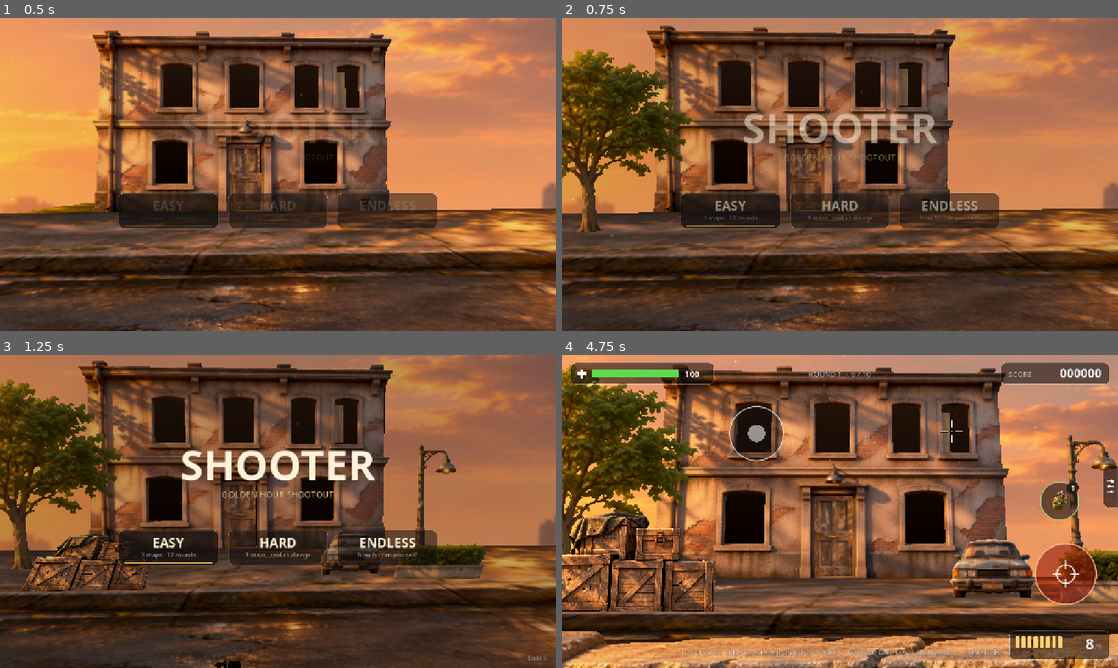
Above: before the commit, frames 1-4 (two rows, left to right).
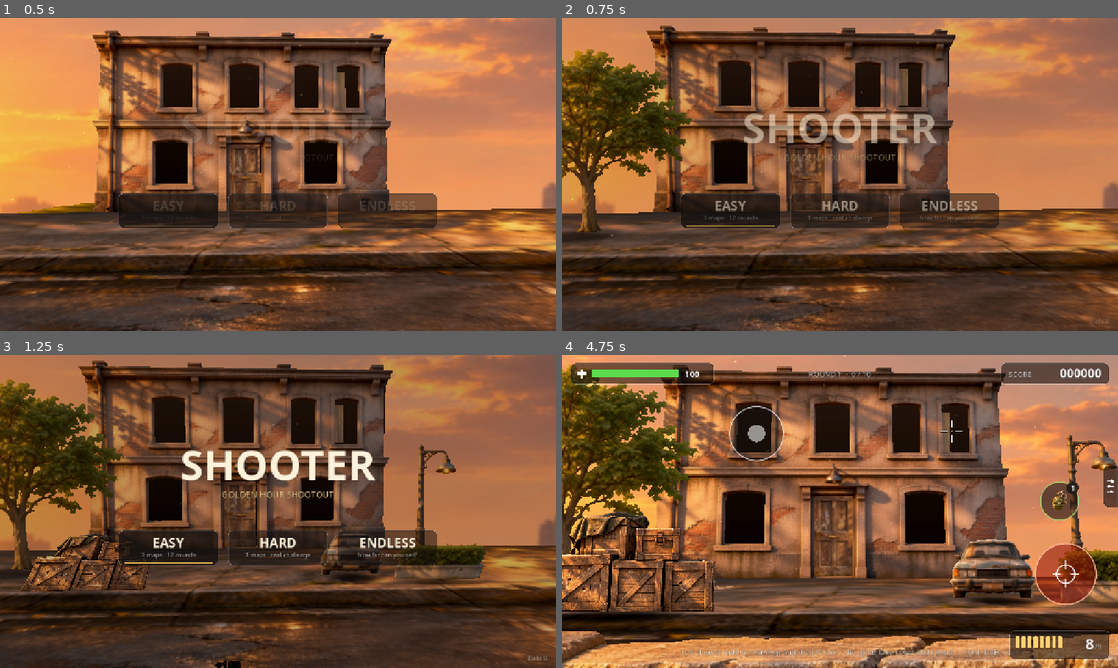
Above: after the commit, the same moments.

Repository: thebiz/shooter-godot
Game: Godot game, scene res://main.tscn
Same seed, same stepped clock (60 frames per second), same inputs: the game is played once before the commit and once after it.
Inputs (mouse positions are in pixels of both pictures, inside the frame that each line leads up to):
- Up to frame 1 (0.5 s): no input
- Up to frame 2 (0.75 s): move the mouse to (962, 158) at 0.52 s; click (962, 158) at 0.67 s
- Up to frame 3 (1.25 s): no input
- Up to frame 4 (4.75 s): drag from (728, 527) to (812, 574) at 1.27 s; move the mouse to (895, 442) at 2.02 s; click (895, 442) at 2.17 s; drag from (812, 574) to (673, 464) at 2.77 s; move the mouse to (1006, 558) at 3.52 s; click (1006, 558) at 3.67 s; drag from (673, 464) to (756, 433) at 4.27 s

Frame 1 is identical in both runs. In frame 2, 0.2% of the frame differs, in the area x 0-9%, y 68-72%; in frame 3, 0.7%; in frame 4, 1.0%, in the area x 0-100%, y 77-86%.

Commit message:
Weiche Bodenschatten unter Fahrzeugen, Kulissen und Gegnern am Boden; Wrack bleibt auf dem Boden und behält seine Breite
Co-Authored-By: Claude Opus 5.5 <noreply@anthropic.com>
Claude-Session: https://claude.ai/code/session_01G11QHcXWyic7Avf6KskEge

Diff:
--- a/main.gd
+++ b/main.gd
@@ -155,6 +155,8 @@
 var shred_mats = {}
 var shred_shader: Shader
 var mflash = 0.0            # Mündungsfeuer im HUD
+var shadows = []            # weiche Bodenschatten {mi, node, k, off}
+var shadow_mat: ShaderMaterial
 var kick_side = 0.0
 const HARBOR_FROM = 5
 const M_TEX = ["m_motel.png", "m_cop.png", "m_cop2.png", "m_pickup.png", "m_trash.png", "m_sign.png", "m_cover.png", "m_sky.jpg", "m_ground.jpg", "m_deb_tire.png", "m_deb_mirror.png", "m_deb_light.png"]
@@ -551,6 +553,11 @@
 			sl.partner = "crates"
 	slots.append({"pos": Vector3(4.25, 0.28, -8.75), "mode": "flip", "busy": false, "name": "car", "box_lift": 1.02, "eh": ENEMY_H_FRONT})
 	var street_deco = _make_street_life(fac, fac_h, tree)
+	_shadow(car, 1.15, 1.5, 0.6)
+	_shadow(crates, 1.05, 1.4, 0.55)
+	_shadow(tree, 0.45, 2.2, 0.35)
+	_shadow(hedge, 1.05, 1.0, 0.45)
+	_shadow(lamp, 0.35, 0.5, 0.4)
 	scenes["street"] = {"deco": street_deco, "cards": cards, "slots": slots, "wall": wall, "car": car_card, "sky": street_sky,
 		"bg": Color(0.86, 0.6, 0.38), "amb": "ambience"}
 	_make_harbor()
@@ -674,6 +681,12 @@
 		if sl.name == "door_br":
 			sl.partner = "car"
 	var harbor_deco = _make_harbor_life(sky.pv)
+	_shadow(truck, 1.05, 2.0, 0.6)
+	_shadow(fork, 1.1, 1.4, 0.6)
+	_shadow(pal, 1.05, 1.4, 0.55)
+	_shadow(prop, 1.0, 1.3, 0.55)
+	_shadow(mast, 0.4, 0.6, 0.45)
+	_shadow(ct, 1.0, 1.6, 0.5)
 	scenes["harbor"] = {"deco": harbor_deco, "cards": cards, "slots": slots, "wall": cov, "car": fork, "sky": sky.pv,
 		"bg": Color(0.05, 0.07, 0.11), "amb": "ambience_harbor"}
 
@@ -1735,6 +1748,7 @@
 	_lights_update(dt)
 	_life_update(dt)
 	_shreds_update(dt)
+	_shadows_update()
 	_car_burn(dt)
 	_camera_update(dt)
 	if autotest:
@@ -1891,6 +1905,8 @@
 	var eh: float = s.get("eh", ENEMY_H)
 	var w = eh * tex.get_width() / float(tex.get_height())
 	var c = _card(ENEMY_TEX[ti] + ".png", w, s.pos, "card", eh)
+	if s.pos.y < 0.45:
+		_shadow(c, 0.75, 0.9, 0.5)
 	if scene == "harbor":
 		c.mat.set_shader_parameter("dim", 0.8)
 	c.merge({"slot": s, "state": "appear", "t": -0.3 if (scene == "street" and s.name == "door" and not door_open) else 0. …(246 unchanged characters)…
@@ -2553,11 +2569,11 @@
 	var tw = create_tween()
 	tw.tween_property(pv, "position", base + Vector3(0.15, 1.5, -0.2), 0.32).set_ease(Tween.EASE_OUT).set_trans(Tween.TRANS_QUAD)
 	tw.parallel().tween_property(pv, "rotation", Vector3(-0.35, 0.2, 0.28), 0.32)
-	tw.tween_property(pv, "position", base + Vector3(0.25, -0.16, -0.3), 0.3).set_ease(Tween.EASE_IN).set_trans(Tween.TRANS_QUAD)
-	tw.parallel().tween_property(pv, "rotation", Vector3(-0.1, 0.16, -0.09), 0.3)
+	tw.tween_property(pv, "position", base + Vector3(0.25, -0.03, -0.3), 0.3).set_ease(Tween.EASE_IN).set_trans(Tween.TRANS_QUAD)
+	tw.parallel().tween_property(pv, "rotation", Vector3(-0.06, 0.05, -0.05), 0.3)
 	tw.tween_callback(func(): _sfx("target_down", 3.0, 0.0))
-	tw.tween_property(pv, "position", base + Vector3(0.25, -0.05, -0.3), 0.08)
-	tw.tween_property(pv, "position", base + Vector3(0.25, -0.14, -0.3), 0.1)
+	tw.tween_property(pv, "position", base + Vector3(0.25, 0.08, -0.3), 0.08)
+	tw.tween_property(pv, "position", base + Vector3(0.25, -0.01, -0.3), 0.1)
 	# Trümmerteile fliegen weg und bleiben liegen: Stoßstange, Reifen, Spiegel
 	for pt in car_card.get("debris", []):
 		var d = _card(pt[0], pt[1], base + Vector3(0, 0.6, 0), "metal")
@@ -3470,6 +3486,10 @@
 		_snap("30_motel_unfold")
 		at_step = 171
 	elif at_step == 171 and at_t > 43.0:
+		var vv = 0
+		for sd in shadows:
+			if sd.mi.visible: vv += 1
+		print("SHADOWS ", shadows.size(), " vis=", vv, " first=", shadows[0].mi.global_position if shadows.size() > 0 else null, " k=", shadows[0].mi.get_instance_shader_parameter("k") if shadows.size() > 0 else 0)
 		print("MOTEL scene=", scene, " stage=", stage, " slots=", slots.size(), " goal=", round_goal)
 		spawn_t = 999.0
 		cover = false
@@ -4382,6 +4402,12 @@
 	# vorne seitlich an der Motorhaube des Pickups, gut sichtbar
 	slots.append({"pos": Vector3(2.05, 0.0, -8.7), "mode": "flip", "busy": false, "name": "car", "box_lift": 0.0, "eh": ENEMY_H_FRONT})
 	var deco = _make_motel_life(mo, mh, sink, sign)
+	_shadow(cop, 1.05, 2.2, 0.62)
+	_shadow(cop2, 1.05, 2.2, 0.62)
+	_shadow(pk, 1.05, 2.0, 0.62)
+	_shadow(tr, 1.02, 1.5, 0.58)
+	_shadow(sign, 0.25, 0.5, 0.4)
+	_shadow(mo, 1.0, 1.4, 0.45)
 	scenes["motel"] = {"deco": deco, "cards": cards, "slots": slots, "wall": cov, "car": pk, "sky": sky.pv,
 		"bg": Color(0.3, 0.18, 0.2), "amb": "ambience_motel"}
 
@@ -4485,3 +4511,66 @@
 			return
 		mega_player.stream = st
 		mega_player.play())
+
+
+
+# ---------------------------------------------------------------------------
+# Weiche Bodenschatten unter Fahrzeugen, Kisten und Gegnern, die auf dem Boden stehen.
+# Folgen ihrer Karte (Wrack, Gegner) und blenden aus, solange die Karte flach liegt (Aufklappen, Umfallen).
+
+func _shadow(c: Dictionary, wk: float, depth: float, alpha: float) -> void:
+	if shadow_mat == null:
+		var sh = Shader.new()
+		sh.code = """
+shader_type spatial;
+render_mode unshaded, blend_mix, depth_draw_never, cull_disabled, shadows_disabled;
+uniform sampler2D tex : filter_linear_mipmap;
+instance uniform float k = 0.5;
+void fragment() {
+	float a = texture(tex, UV).a;
+	ALBEDO = vec3(0.03, 0.02, 0.02);
+	ALPHA = a * k;
+}
+"""
+		shadow_mat = ShaderMaterial.new()
+		shadow_mat.shader = sh
+		var img = Image.create(64, 64, false, Image.FORMAT_RGBA8)
+		for y in 64:
+			for x in 64:
+				var d = Vector2(x + 0.5 - 32.0, y + 0.5 - 32.0).length() / 32.0
+				var a = 1.0 - smoothstep(0.35, 1.0, d)
+				img.set_pixel(x, y, Color(1, 1, 1, a))
+		img.generate_mipmaps()
+		shadow_mat.set_shader_parameter("tex", ImageTexture.create_from_image(img))
+	var mi = MeshInstance3D.new()
+	var q = QuadMesh.new()
+	q.size = Vector2(c.w * wk, depth)
+	q.orientation = PlaneMesh.FACE_Y
+	mi.mesh = q
+	mi.material_override = shadow_mat
+	mi.cast_shadow = GeometryInstance3D.SHADOW_CASTING_SETTING_OFF
+	mi.sorting_offset = -1.0
+	add_child(mi)
+	shadows.append({"mi": mi, "node": c.pv, "k": alpha, "off": Vector3(0, 0, depth * 0.32)})
+	_shadow_place(shadows[-1])
+
+
+func _shadow_place(sd: Dictionary) -> void:
+	var n: Node3D = sd.node
+	var p: Vector3 = n.global_position + sd.off
+	sd.mi.global_position = Vector3(p.x, 0.014, p.z)
+	sd.mi.global_rotation = Vector3(0, n.global_rotation.y, 0)
+	var up = clampf(n.global_basis.y.normalized().y, 0.0, 1.0)
+	var vis = n.is_visible_in_tree()
+	sd.mi.visible = vis and up > 0.05
+	sd.mi.set_instance_shader_parameter("k", minf(0.85, sd.k * 1.3) * up * up)
+
+
+func _shadows_update() -> void:
+	for i in range(shadows.size() - 1, -1, -1):
+		var sd = shadows[i]
+		if not is_instance_valid(sd.node) or sd.node.is_queued_for_deletion():
+			sd.mi.queue_free()
+			shadows.remove_at(i)
+			continue
+		_shadow_place(sd)
